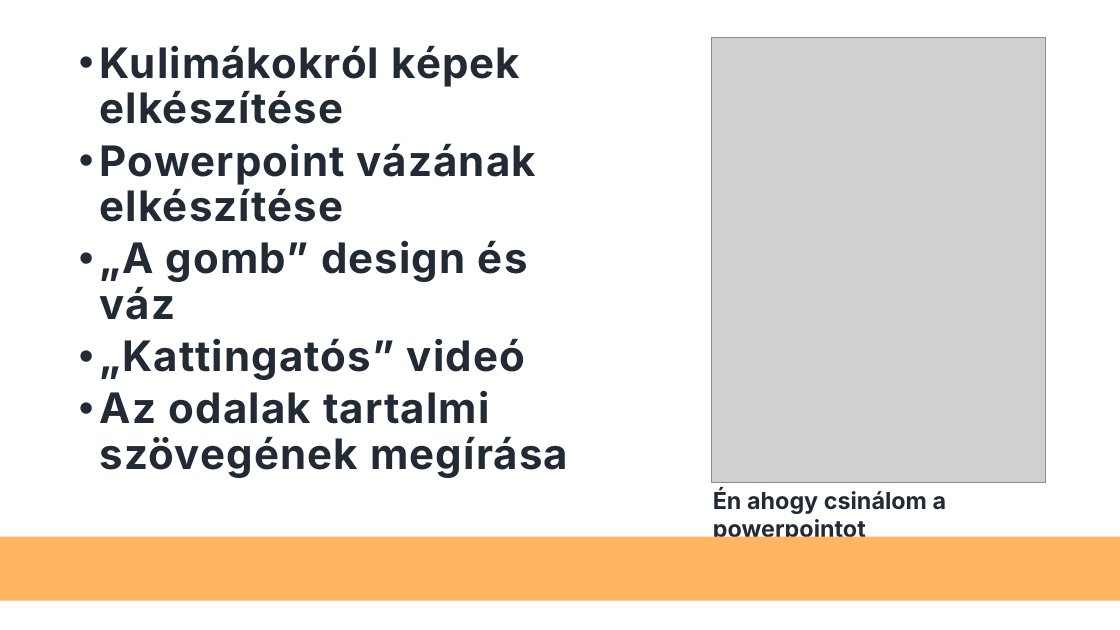
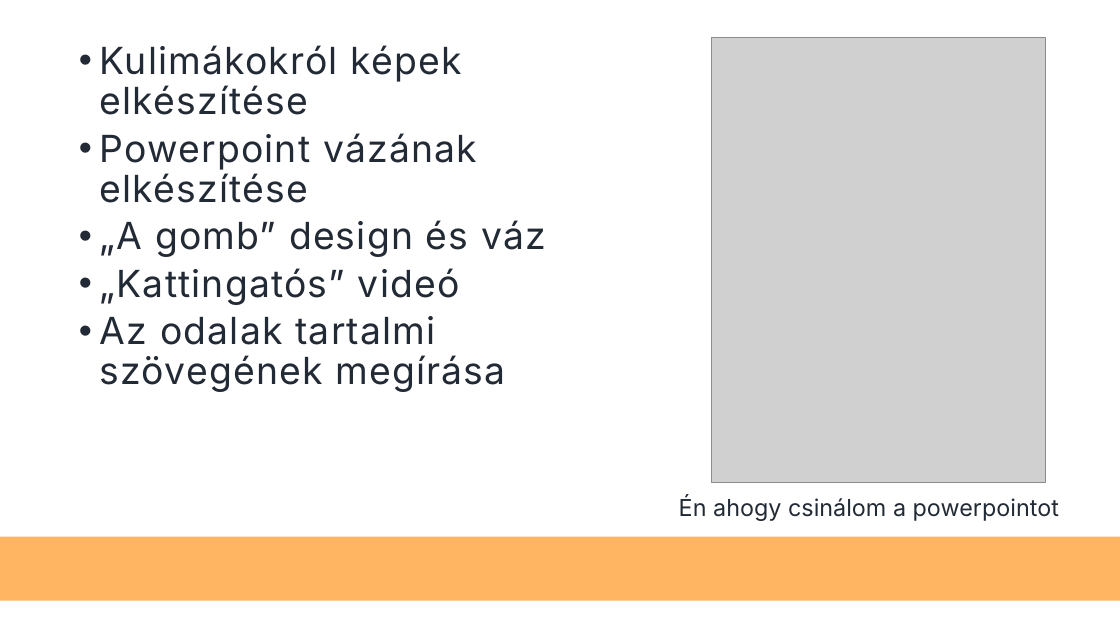
Before and after one commit to dzsofri/kulimuli.com, a slide deck: slide 21 of ikt projektfeladat.pptx. Drawn at 1120x630 pixels with LibreOffice and Linux fonts; fonts in the diff are those of the drawing; grey boxes stand for pictures. Boxes give left, top, right and bottom in pixels: in the first picture for what was removed or moved away, otherwise in the second. Text is boxed around its words. In the diff, an @@ line names an element or a change of style, - is before the commit and + after.

```diff
--- a/ikt projektfeladat.pptx
+++ b/ikt projektfeladat.pptx
@@ text "Kulimákokról képek elkészítése" at (100, 45, 546, 392): size 36 to 32 pt, bold off @@
@@ text "Én ahogy csinálom a powerpointot": place and size @@
-text "Én ahogy csinálom a powerpointot" at (713, 489, 947, 543)
+text "Én ahogy csinálom a powerpointot" at (679, 496, 1059, 521)
@@ text "Én ahogy csinálom a powerpointot" at (679, 496, 1059, 521): bold off @@
```
Also in this commit, not shown: 7 other slides changed.
